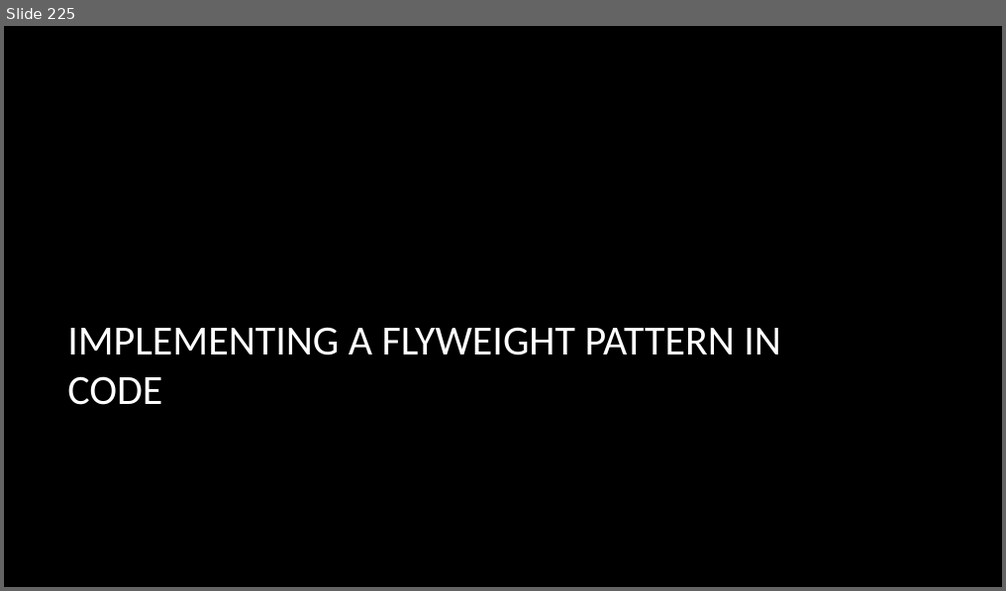
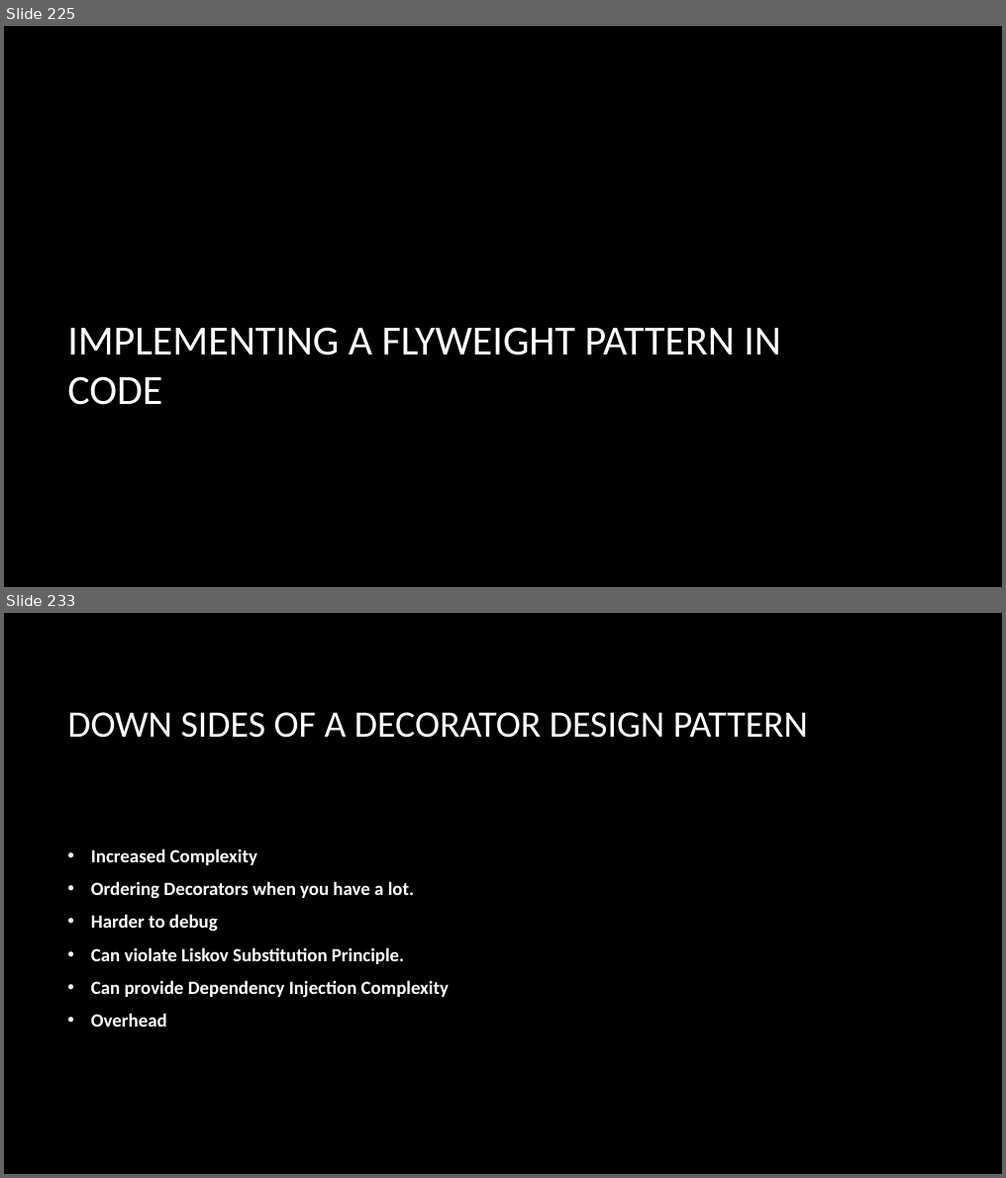
Before and after one commit to dundane/CSC360Demos, a slide deck: CSC360Demo/Design Patterns Slide Show.pptx. Shown one above the other, each under a label of ours: slide 225 before the commit, slides 225 and 233 after it; the slides between them are not shown. The pictures are 1006x591 and 1006x1178 pixels, drawn with LibreOffice and Linux fonts; fonts in the diff are those of the drawing; background and template pictures are left out. Boxes give left, top, right and bottom in pixels: in the first picture for what was removed or moved away, otherwise in the second. Text is boxed around its words. In the diff, an @@ line names an element or a change of style, - is before the commit and + after.

```diff
--- a/CSC360Demo/Design Patterns Slide Show.pptx
+++ b/CSC360Demo/Design Patterns Slide Show.pptx
@@ slide 233 added at [4, 613, 1002, 1174], background picture (left out) @@
@@ title added at [67, 712, 808, 738], 36 pt, text #FFFFFF @@
+DOWN SIDES OF A DECORATOR DESIGN PATTERN
@@ text added at [91, 849, 449, 1027], 18 pt, text #FFFFFF, bold @@
+• Increased Complexity
+• Ordering Decorators when you have a lot.
+• Harder to debug
+• Can violate Liskov Substitution Principle.
+• Can provide Dependency Injection Complexity
+• Overhead
```
Also in this commit, not shown: 10 slides changed, 44 other slides added, 19 other files.
